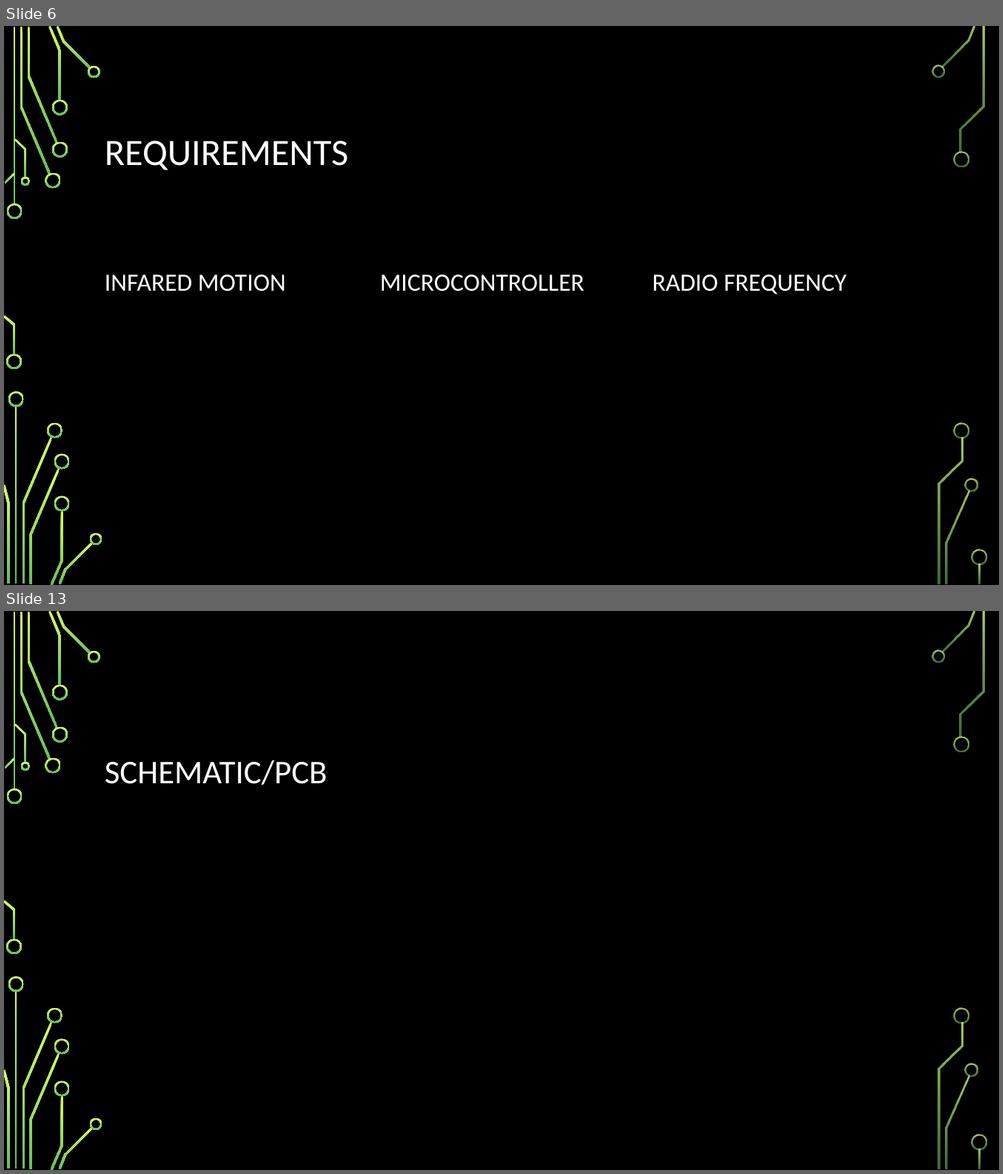
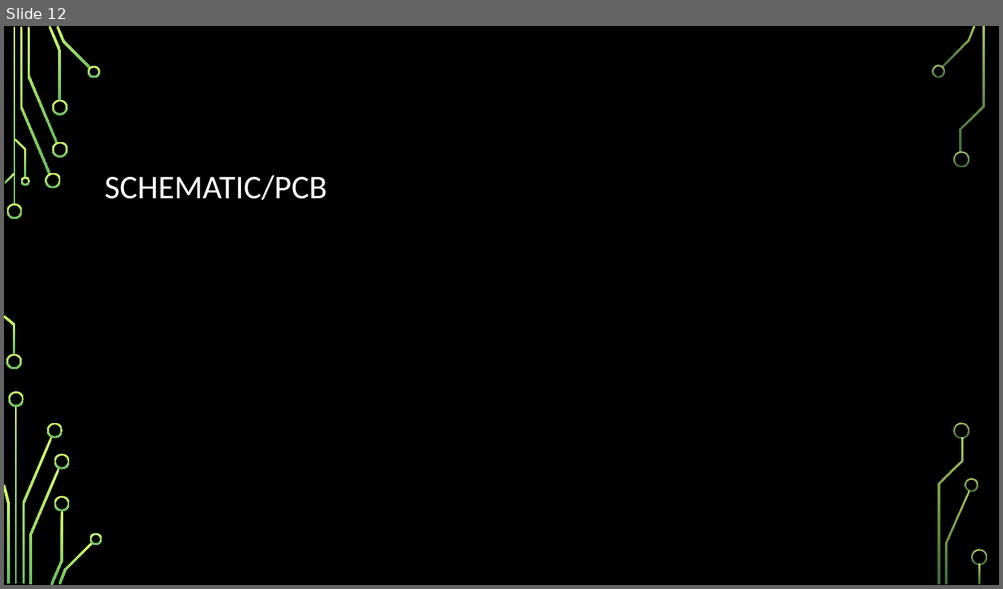
Before and after one commit to djklup/SignalSenders, a slide deck: Project Details/IR Presentation.pptx. Shown one above the other, each under a label of ours: slides 6 and 13 before the commit, slide 12 after it; the slides between them are not shown. The pictures are 1003x1174 and 1003x589 pixels, drawn with LibreOffice and Linux fonts; fonts in the diff are those of the drawing; background and template pictures are left out. Boxes give left, top, right and bottom in pixels: in the first picture for what was removed or moved away, otherwise in the second. Text is boxed around its words. In the diff, an @@ line names an element or a change of style, - is before the commit and + after.

```diff
--- a/Project Details/IR Presentation.pptx
+++ b/Project Details/IR Presentation.pptx
@@ slide 6 removed at bbox=[4, 26, 999, 585], background picture (left out); not listed: 36 template elements that a slide beside it also shows @@
@@ title removed at bbox=[105, 141, 348, 170] @@
-REQUIREMENTS
@@ text removed at bbox=[105, 275, 286, 292] @@
-INFARED MOTION
@@ text removed at bbox=[380, 275, 584, 292] @@
-MICROCONTROLLER
@@ text removed at bbox=[652, 275, 846, 295] @@
-RADIO FREQUENCY
@@ what was slide 13 is now slide 12 @@
```
Also in this commit, not shown: 15 slides changed, 2 slides added, 2 other slides removed.
